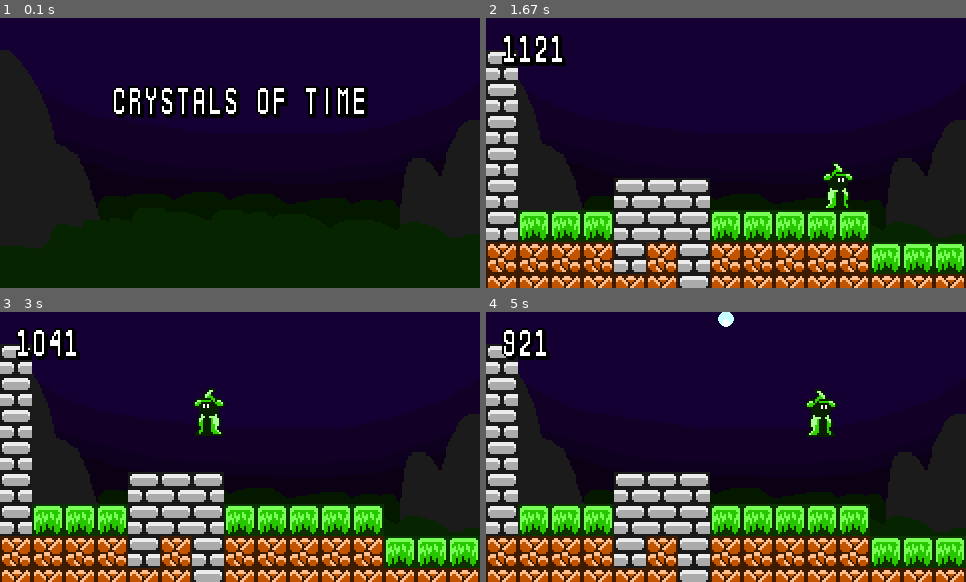
Above: before the commit, frames 1-4 (two rows, left to right).
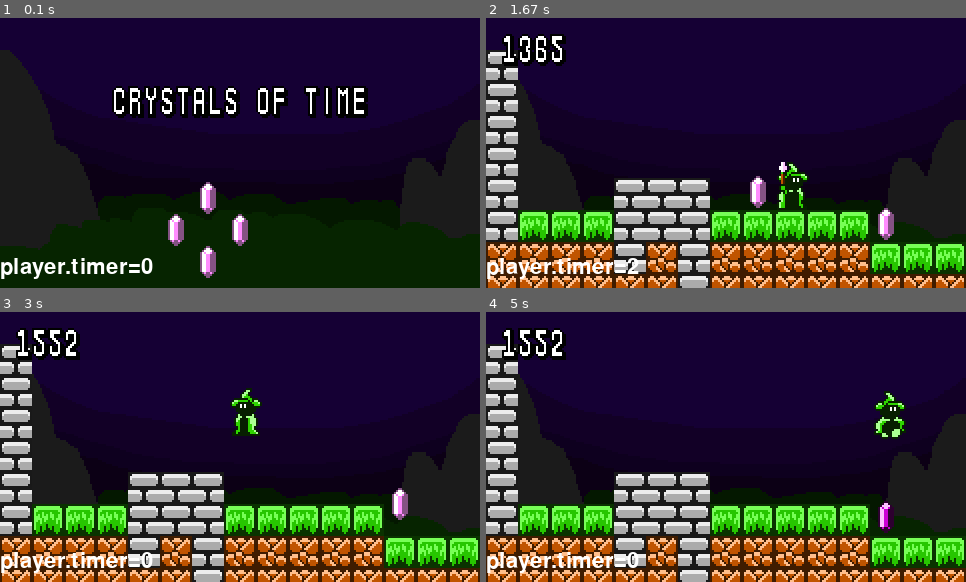
Above: after the commit, the same moments.

Repository: forgi007/game
Game: pygame game, started from timecrystals_orig/Crystals of Time.py
Same seed, same stepped clock (60 frames per second), same inputs: the game is played once before the commit and once after it.
Inputs:
- Up to frame 1 (0.1 s): no input
- Up to frame 2 (1.67 s): hold Right 0.33-0.8 s; hold Up 0.83-1.13 s; hold Right 1.17-1.63 s
- Up to frame 3 (3 s): hold Left 1.67-2.2 s; hold Left 2.23-2.63 s; hold Up from 2.67 s (still down)
- Up to frame 4 (5 s): release Up at 3.03 s; hold Right 3.07-3.7 s; hold Left 3.73-4.2 s; hold Right 4.23-4.7 s; hold Up from 4.73 s (still down)

The runs differ from the first frame. In frame 1, 2.2% of the frame differs, in the area x 0-52%, y 60-97%; in frame 2, 3.5%; in frame 3, 3.2%; in frame 4, 3.9%, in the area x 0-88%, y 0-97%.

Commit message:
add debug stuff

Diff:
--- a/timecrystals_orig/Crystals of Time.py
+++ b/timecrystals_orig/Crystals of Time.py
@@ -2,9 +2,14 @@
 from pygame.locals import *
 pygame.display.init()
 pygame.mixer.init()
+pygame.init()
 
 display = pygame.display.set_mode((480, 270))
 pygame.display.set_caption("Crystals of Time by SmellyFrog")
+
+WHITE = (255, 255, 255)
+font = pygame.font.SysFont(None, 32)
+debug_img = None
 
 spr_player = pygame.image.load("assets/lily.png").convert_alpha()
 spr_tiles = pygame.image.load("assets/tiles.png").convert_alpha()
@@ -34,6 +39,7 @@
         self.timer = 0
     def update(self):
 
+
         self.x += self.xSpeed
         self.y += self.ySpeed
 
@@ -72,6 +78,7 @@
         self.topCol = False
         self.leftCol = False
         self.rightCol = False
+
 
     def draw(self):
         display.blit(spr_player, (int(self.x), int(self.y) - 16), (self.frame * 32, (not self.faceRight) * 48, 32, 48))
@@ -185,17 +192,17 @@
            "               ",
            "               ",
            "               ",
-           "               ",
-           "               ",
-           "               ",
+           "      C        ",
+           "     C C       ",
+           "      C        ",
            ),
           ("               ",
            "2              ",
            "2              ",
            "2              ",
            "2    P         ",
-           "2   222        ",
-           "200022200000   ",
+           "2   222 CCC    ",
+           "200022200000C  ",
            "111121211111000",
            "111111211111111",
            ),
@@ -203,9 +210,9 @@
            "               ",
            "             C ",
            "               ",
-           "            000",
-           "     0  2     1",
-           "    01        1",
+           "     C      000",
+           "    C0  2     1",
+           "C C 01        1",
            "0000110000    1",
            "111111111100001",
            ),
@@ -387,7 +394,7 @@
 
         timer += 1
         if countdown <= 3000 and room_num >= 1:
-            countdown -= 1
+            countdown -= 0#1
 
         clock.tick(60)
 
@@ -420,6 +427,9 @@
             player.timer -= 1
             countdown += 11
 
+        #global debug_img
+        debug_img = font.render(f"player.timer={player.timer}", True, WHITE)
+
         for event in pygame.event.get():
             if event.type == pygame.QUIT:
                 run = False
@@ -452,7 +462,8 @@
             player_x = 42069
             collected = []
 
-
+        if debug_img:
+            display.blit(debug_img, (0, 270-32))
         pygame.display.flip()
 
     if player.x + 16 < 0:
